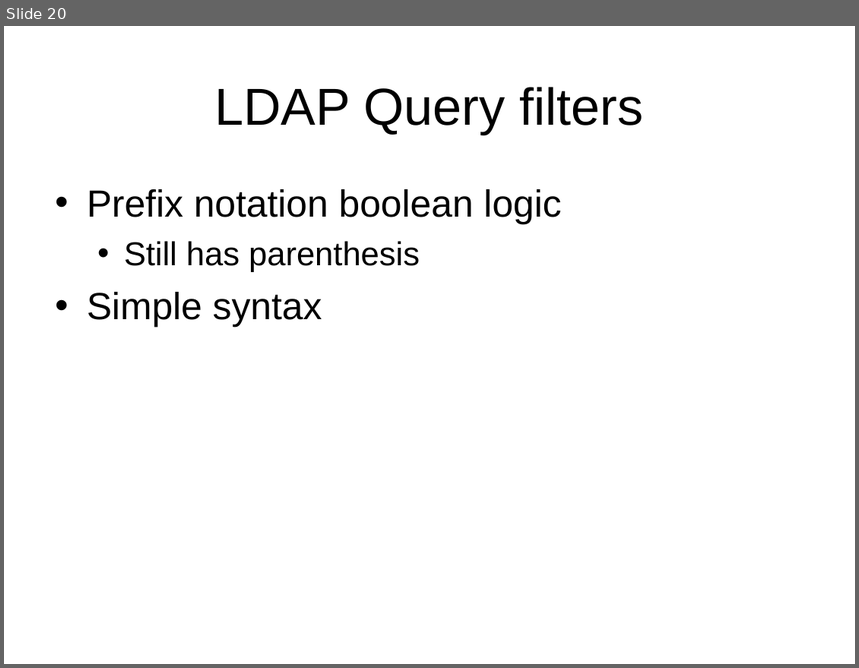
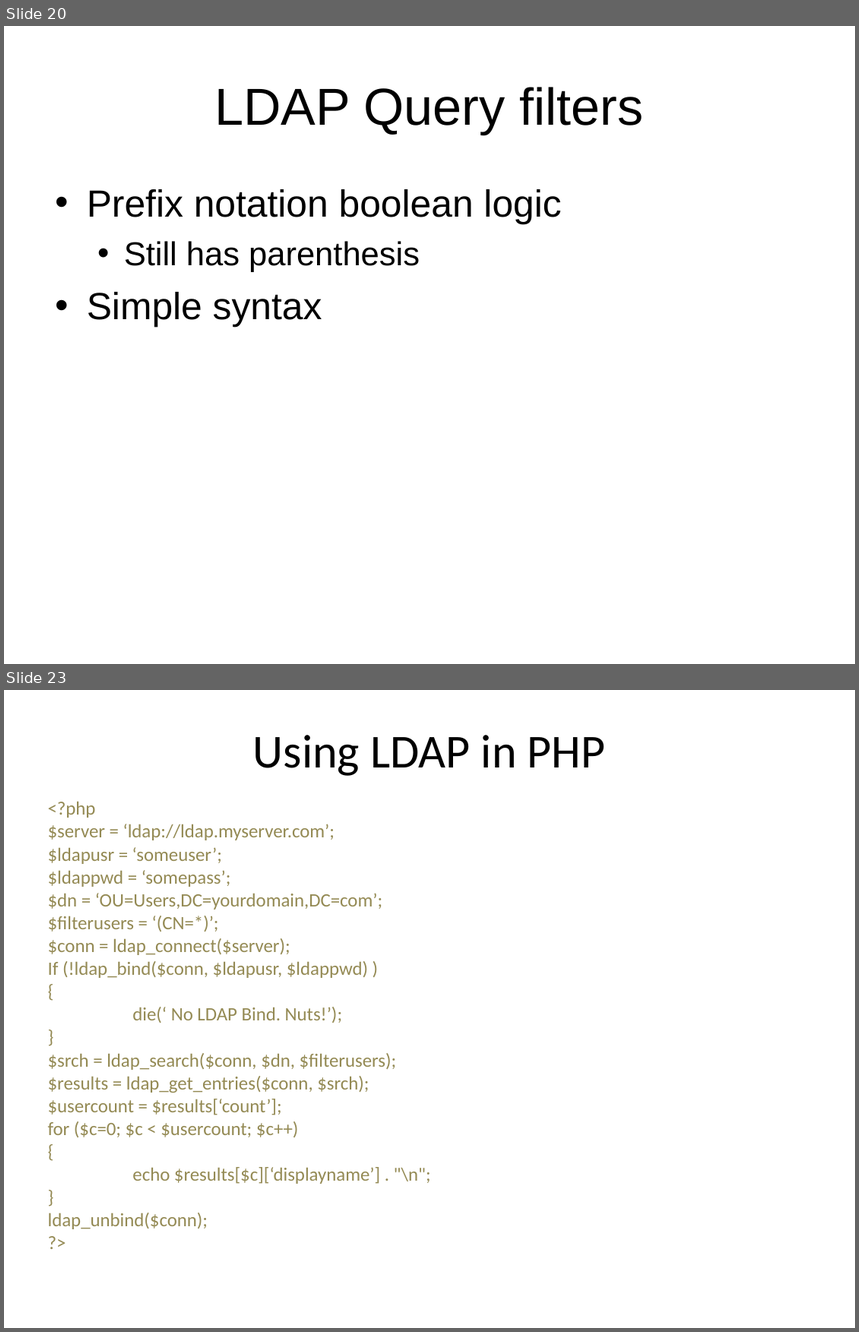
Before and after one commit to LIPHP/LDAP-Talk, a slide deck: Docs/LIPHP-Using LDAP with PHP.ppt. Shown one above the other, each under a label of ours: slide 20 before the commit, slides 20 and 23 after it; the slides between them are not shown. The pictures are 859x668 and 859x1332 pixels, drawn with LibreOffice and Linux fonts; fonts in the diff are those of the drawing. Boxes give left, top, right and bottom in pixels: in the first picture for what was removed or moved away, otherwise in the second. Text is boxed around its words. In the diff, an @@ line names an element or a change of style, - is before the commit and + after.

```diff
--- a/Docs/LIPHP-Using LDAP with PHP.ppt
+++ b/Docs/LIPHP-Using LDAP with PHP.ppt
@@ slide 23 added at (4,690,855,1328), background #FFFFFF @@
@@ text added at (253,735,606,776), 40 pt, text #000000 @@
+Using LDAP in PHP
@@ text added at (48,801,431,1230), 16 pt, text #948A54 @@
+<?php
+$server = ‘ldap://ldap.myserver.com’;
+$ldapusr = ‘someuser’;
+$ldappwd = ‘somepass’;
+$dn = ‘OU=Users,DC=yourdomain,DC=com’;
+$filterusers = ‘(CN=*)’;
+$conn = ldap_connect($server);
+If (!ldap_bind($conn, $ldapusr, $ldappwd) )
+{
+die(‘ No LDAP Bind. Nuts!’);
+}
+$srch = ldap_search($conn, $dn, $filterusers);
+$results = ldap_get_entries($conn, $srch);
+$usercount = $results[‘count’];
+for ($c=0; $c < $usercount; $c++)
+{
+echo $results[$c][‘displayname’] . "\n";
+}
+ldap_unbind($conn);
+?>
```
Also in this commit, not shown: 7 slides changed, 29 other slides added, 9 slides removed.
